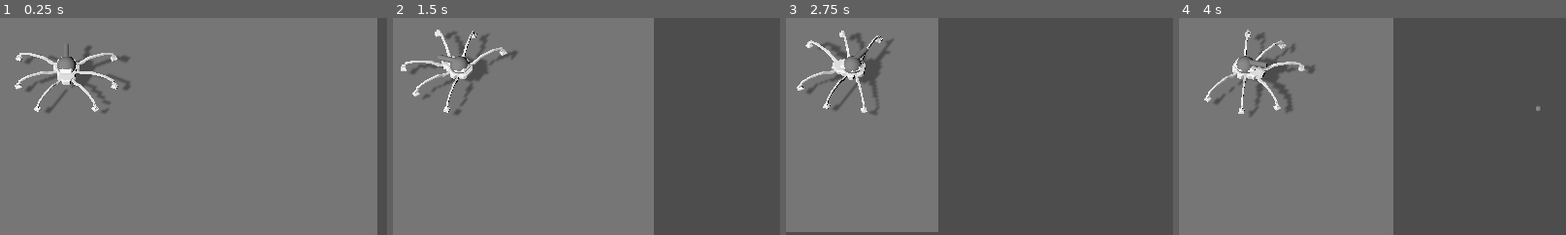
Above: before the commit, frames 1-4 (left to right).
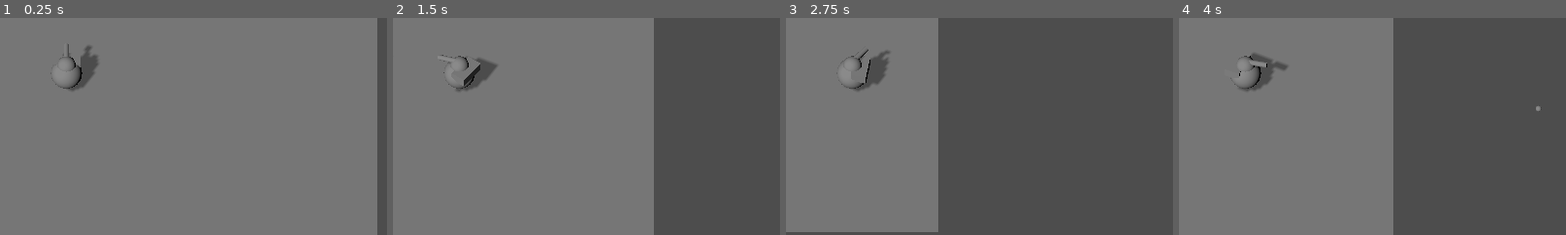
Above: after the commit, the same moments.

Repository: runeteamop/Teamop-Godot-Game
Game: Godot game, scene res://test scenes/runes test.tscn
The game is run twice, just before and just after one commit, with the same random seed, the same clock (stepped at 60 frames per second) and the same inputs. The project has no main scene, so this scene is started directly.
Inputs (mouse positions are % of the whole screen's width and height, from its top left):
- Up to frame 1 (0.25 s): no input
- Up to frame 2 (1.5 s): tap Enter (ui_accept) at 0.5, 0.77 s; move the mouse to (72, 45) at 0.52 s; hold D (Right) 0.53-1.28 s; click (72, 45) at 0.6 s; move the mouse to (30, 55) at 1.27 s; hold S (Down) from 1.28 s (still down); click (30, 55) at 1.35 s
- Up to frame 3 (2.75 s): tap Enter (ui_accept) at 1.52 s; move the mouse to (60, 28) at 2.02 s; release S (Down) at 2.03 s; hold D (Right) from 2.03 s (still down); click (60, 28) at 2.1 s
- Up to frame 4 (4 s): move the mouse to (45, 70) at 2.77 s; release D (Right) at 2.78 s; hold W (Up) 2.78-3.53 s; click (45, 70) at 2.85 s; tap Enter (ui_accept) at 3.02, 3.77 s; move the mouse to (80, 65) at 3.52 s; hold A (Left) from 3.53 s (still down); click (80, 65) at 3.6 s
The pictures show only the part of the screen within x 41-91%, y 43-93%; the shares and areas given below are measured in that part.

The runs differ from the first frame. In frame 1, 2.0% of the frame differs, in the area x 3-34%, y 16-44%; in frame 2, 2.1%; in frame 3, 2.1%, in the area x 2-28%, y 5-45%; in frame 4, 2.0%.

Commit message:
New player base

Diff:
--- a/team-op-game/scenes/player.tscn
+++ b/team-op-game/scenes/player.tscn
@@ -1,20 +1,17 @@
 [gd_scene format=3 uid="uid://cqtiesahm64pj"]
 
 [ext_resource type="Script" uid="uid://cd4uvc046lbo0" path="res://scenes/player.gd" id="1_g2els"]
-[ext_resource type="PackedScene" uid="uid://bd0jskcl643ek" path="res://textures/spidertank_0.0.2.glb" id="2_dqkch"]
 [ext_resource type="PackedScene" uid="uid://do2r14ve4hl7y" path="res://scenes/camera.tscn" id="2_qhqgy"]
 [ext_resource type="PackedScene" uid="uid://cnh2cpb2r350u" path="res://scenes/turret.tscn" id="3_qhqgy"]
+
+[sub_resource type="SphereMesh" id="SphereMesh_qhqgy"]
+
+[sub_resource type="BoxMesh" id="BoxMesh_dqkch"]
 
 [sub_resource type="BoxShape3D" id="BoxShape3D_dqkch"]
 
 [node name="Player" type="CharacterBody3D" unique_id=982876763]
 script = ExtResource("1_g2els")
-
-[node name="CollisionShape3D" type="CollisionShape3D" parent="." unique_id=956873532]
-shape = SubResource("BoxShape3D_dqkch")
-
-[node name="Body" parent="." unique_id=420794276 instance=ExtResource("2_dqkch")]
-transform = Transform3D(0.2, 0, 0, 0, 0.2, 0, 0, 0, 0.2, 0, 0, 0)
 
 [node name="Camera" parent="." unique_id=1261762055 instance=ExtResource("2_qhqgy")]
 transform = Transform3D(1, 0, 0, 0, 0.6619924, 0.7495106, 0, -0.7495106, 0.6619924, 0, 10.911071, 8.5401125)
@@ -24,3 +21,13 @@
 far = 100.0
 
 [node name="Turret" parent="." unique_id=376836790 instance=ExtResource("3_qhqgy")]
+
+[node name="Body" type="MeshInstance3D" parent="." unique_id=1045661241]
+mesh = SubResource("SphereMesh_qhqgy")
+
+[node name="MeshInstance3D" type="MeshInstance3D" parent="Body" unique_id=2013423030]
+transform = Transform3D(0.9, 0, 0, 0, 0.3, 0, 0, 0, 0.5, 0, 0.25784737, -0.26589584)
+mesh = SubResource("BoxMesh_dqkch")
+
+[node name="CollisionShape3D" type="CollisionShape3D" parent="." unique_id=956873532]
+shape = SubResource("BoxShape3D_dqkch")
Binary file removed: team-op-game/textures/spidertank_0.0.2.glb
Not shown, removed: team-op-game/textures/spidertank_0.0.2.glb.import
